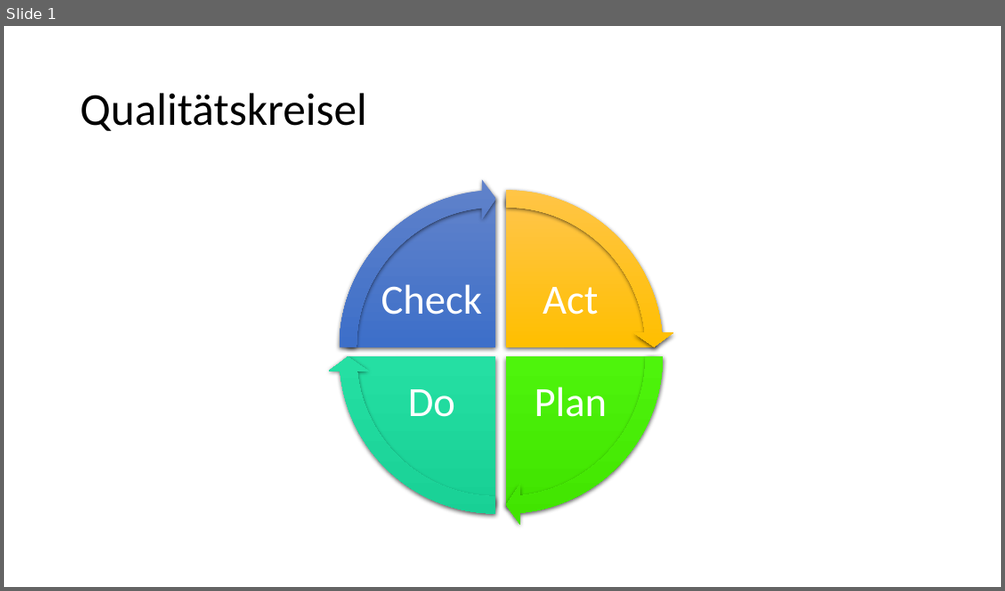
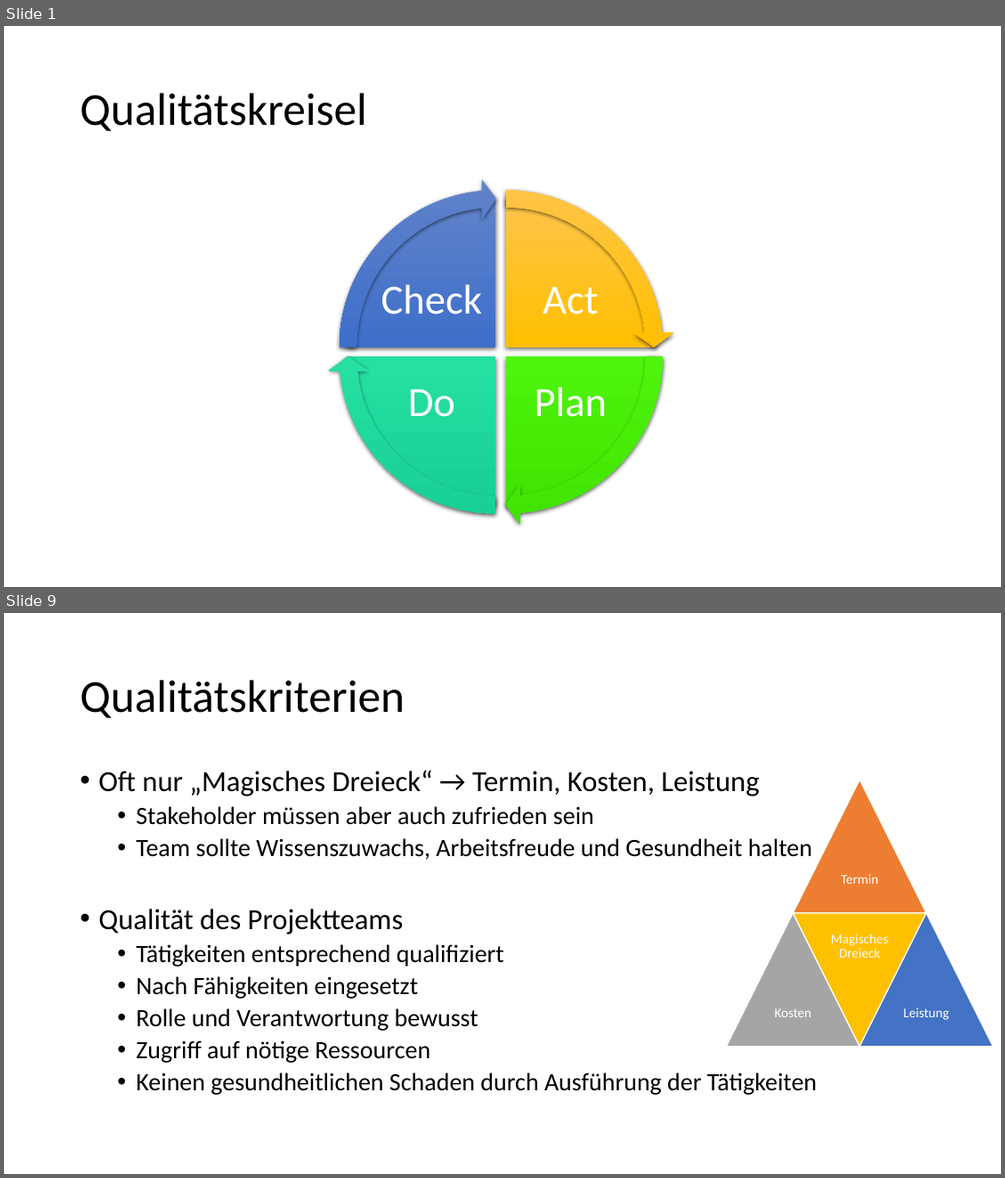
Before and after one commit to Masterarth/PM, a slide deck: documents/projectmanagement/Steuerung/Qualitätskreisel.pptx. Shown one above the other, each under a label of ours: slide 1 before the commit, slides 1 and 9 after it; the slides between them are not shown. The pictures are 1005x591 and 1005x1178 pixels, drawn with LibreOffice and Linux fonts; fonts in the diff are those of the drawing. Boxes give left, top, right and bottom in pixels: in the first picture for what was removed or moved away, otherwise in the second. Text is boxed around its words. In the diff, an @@ line names an element or a change of style, - is before the commit and + after.

```diff
--- a/documents/projectmanagement/Steuerung/Qualitätskreisel.pptx
+++ b/documents/projectmanagement/Steuerung/Qualitätskreisel.pptx
@@ slide 9 added at (4, 613, 1001, 1174), background #FFFFFF @@
@@ title added at (80, 680, 404, 718), 44 pt, text #000000 @@
+Qualitätskriterien
@@ text added at (98, 770, 817, 1094), 24 pt, text #000000 @@
+• Oft nur „Magisches Dreieck“ → Termin, Kosten, Leistung
+  • Stakeholder müssen aber auch zufrieden sein
+  • Team sollte Wissenszuwachs, Arbeitsfreude und Gesundheit halten
+• Qualität des Projektteams
+  • Tätigkeiten entsprechend qualifiziert
+  • Nach Fähigkeiten eingesetzt
+  • Rolle und Verantwortung bewusst
+  • Zugriff auf nötige Ressourcen
+  • Keinen gesundheitlichen Schaden durch Ausführung der Tätigkeiten
@@ group added at (727, 779, 993, 1046): 4 triangles, 4 texts @@
+Termin
+Kosten
+Magisches Dreieck
+Leistung
```
Also in this commit, not shown: 12 other slides added, 9 other files.
